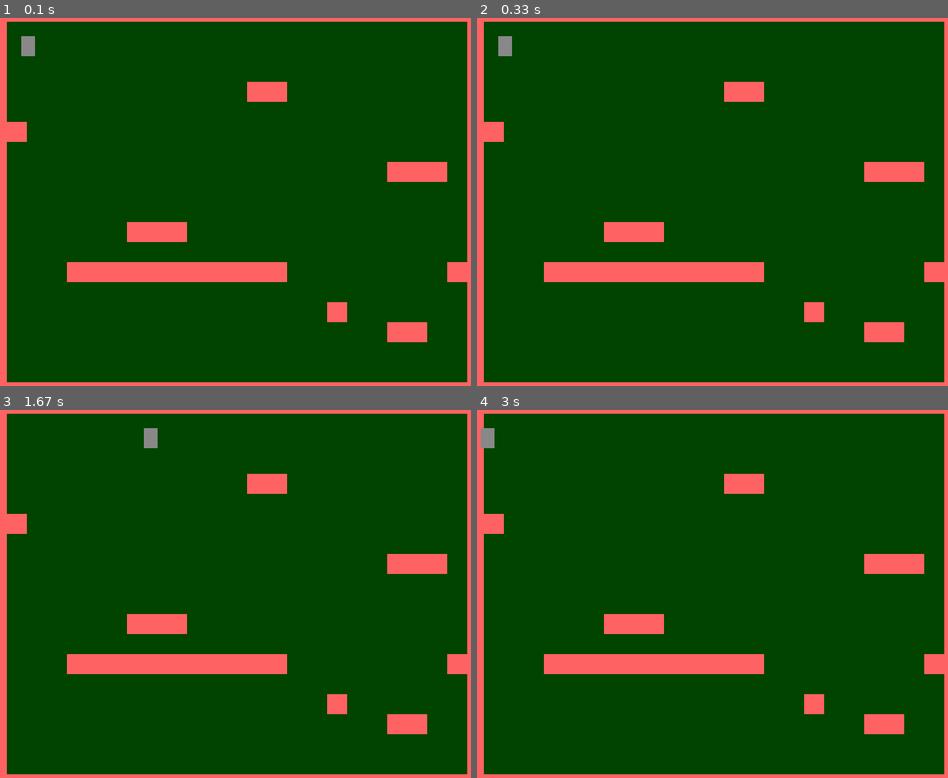
Above: before the commit, frames 1-4 (two rows, left to right).
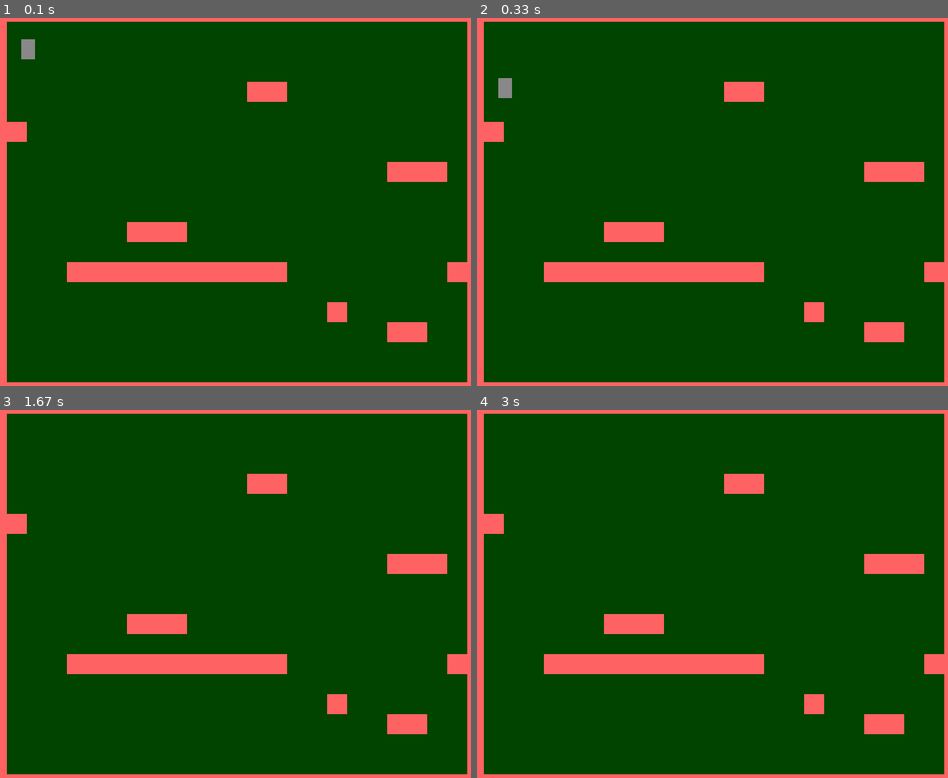
Above: after the commit, the same moments.

Repository: igor-a-yastrebov/Python-First-Game
Game: pygame game, started from pygame2.py
Same seed, same stepped clock (60 frames per second), same inputs: the game is played once before the commit and once after it.
Inputs:
- Up to frame 1 (0.1 s): no input
- Up to frame 2 (0.33 s): no input
- Up to frame 3 (1.67 s): hold Right 0.33-0.8 s; hold Up 0.83-1.13 s
- Up to frame 4 (3 s): hold Left 1.67-2.2 s

The runs differ from the first frame. In frame 1, less than 0.1% of the frame differs, in the area x 4-8%, y 4-12%; in frame 2, 0.3%, in the area x 4-8%, y 4-22%; in frame 3, 0.2%; in frame 4, 0.2%.

Commit message:
fall down

Diff:
--- a/player.py
+++ b/player.py
@@ -6,7 +6,6 @@
 COLOR =  "#888888"
 JUMP_POWER = 10
 GRAVITY = 0.35 # Сила, которая будет тянуть нас вниз
-
 
 
 class Player(sprite.Sprite):
@@ -35,11 +34,11 @@
         if not(left or right): # стоим, когда нет указаний идти
             self.xvel = 0
 
-        # if not self.onGround:
-        #     self.yvel +=  GRAVITY
+        if not self.onGround:
+            self.yvel +=  GRAVITY
 
-        # self.onGround = False; # Мы не знаем, когда мы на земле((
-        # self.rect.y += self.yvel
+        self.onGround = False; # Мы не знаем, когда мы на земле((
+        self.rect.y += self.yvel
 
         self.rect.x += self.xvel # переносим свои положение на xvel
 
--- a/pygame2.py
+++ b/pygame2.py
@@ -58,9 +58,9 @@
         for e in pygame.event.get(): # Обрабатываем события
             if e.type == KEYDOWN and e.key == K_UP:
                 up = True
-
             if e.type == KEYUP and e.key == K_UP:
                 up = False
+
             if e.type == KEYDOWN and e.key == K_LEFT:
                 left = True
             if e.type == KEYDOWN and e.key == K_RIGHT:
@@ -79,17 +79,11 @@
         x=y=0 # координаты
         for row in level: # вся строка
             for col in row: # каждый символ
-                # if col == "-":
-                #     pf = Platform(x,y)
-                #     entities.add(pf)
-                #     platforms.append(pf)
-
                 if col == "-":
                     #создаем блок, заливаем его цветом и рисеум его
                     pf = Surface((PLATFORM_WIDTH,PLATFORM_HEIGHT))
                     pf.fill(Color(PLATFORM_COLOR))
                     screen.blit(pf,(x,y))
-
 
                 x += PLATFORM_WIDTH #блоки платформы ставятся на ширине блоков
             y += PLATFORM_HEIGHT    #то же самое и с высотой
